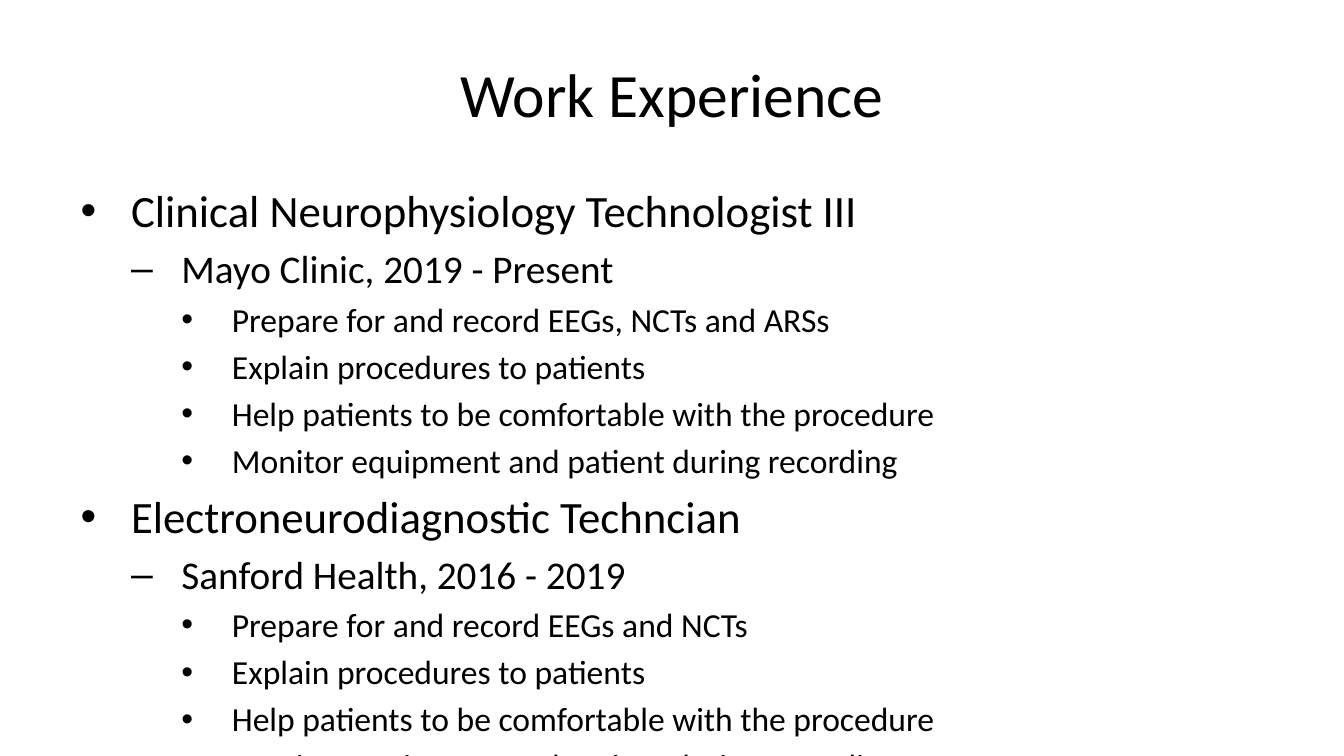
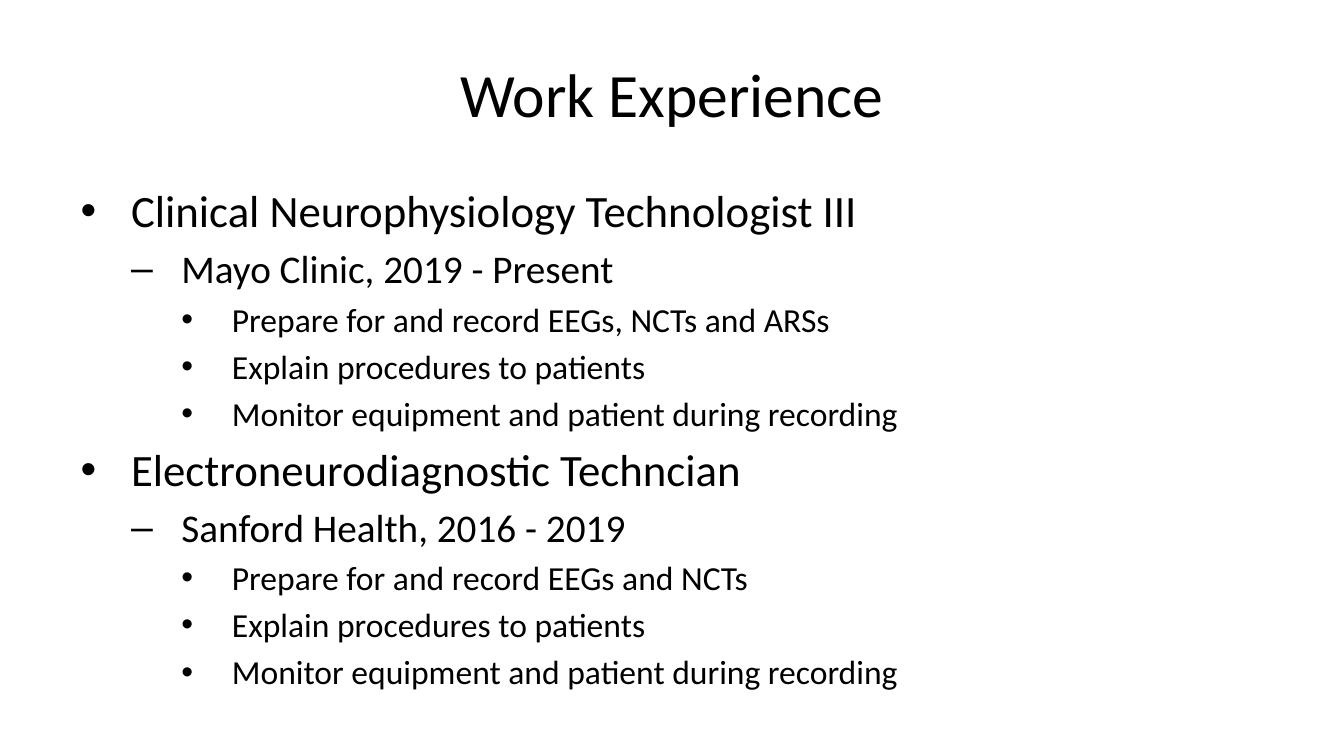
Before and after one commit to MickeyLue/Luessen-Resume, a slide deck: slide 3 of docs/index.pptx (slide 4 before the commit). Drawn at 1344x756 pixels with LibreOffice and Linux fonts; fonts in the diff are those of the drawing. Boxes give left, top, right and bottom in pixels: in the first picture for what was removed or moved away, otherwise in the second. Text is boxed around its words. In the diff, an @@ line names an element or a change of style, - is before the commit and + after.

```diff
--- a/docs/index.pptx
+++ b/docs/index.pptx
@@ text at (x1=232, y1=402, x2=934, y2=432): paragraph removed @@
-    • Help patients to be comfortable with the procedure
@@ text at (x1=232, y1=707, x2=934, y2=737): paragraph removed @@
-    • Help patients to be comfortable with the procedure
```
Also in this commit, not shown: 4 other slides changed, 1 slide added, 1 slide removed, 23 other files.
